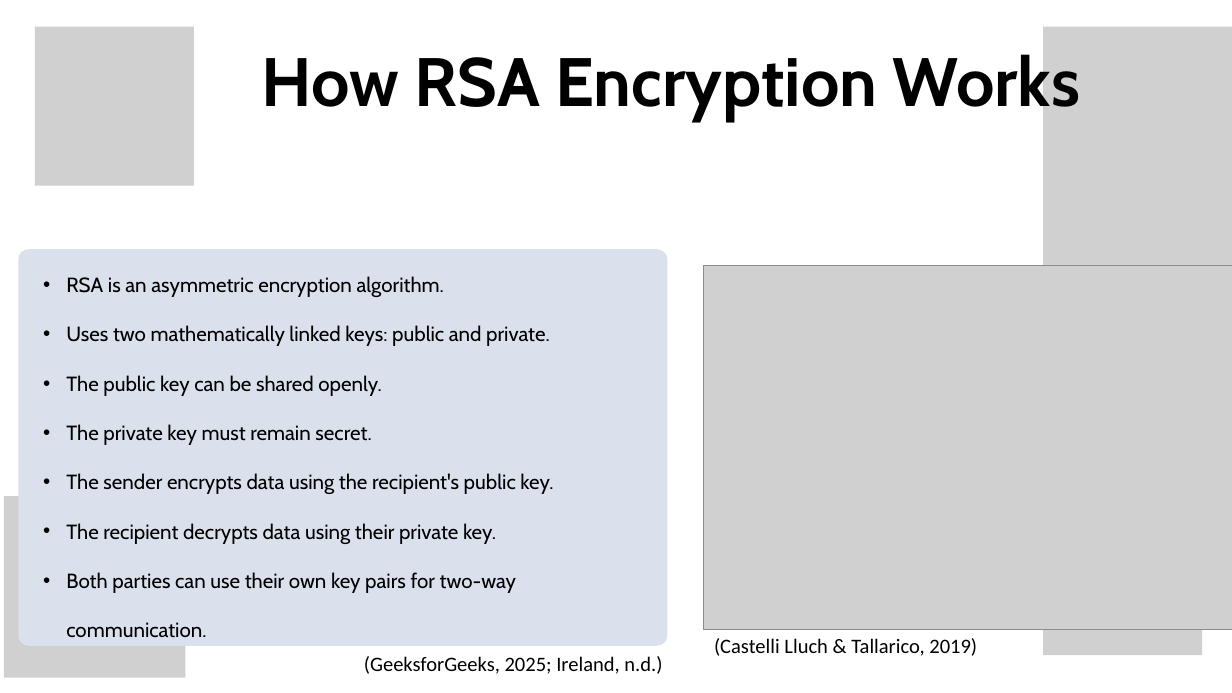
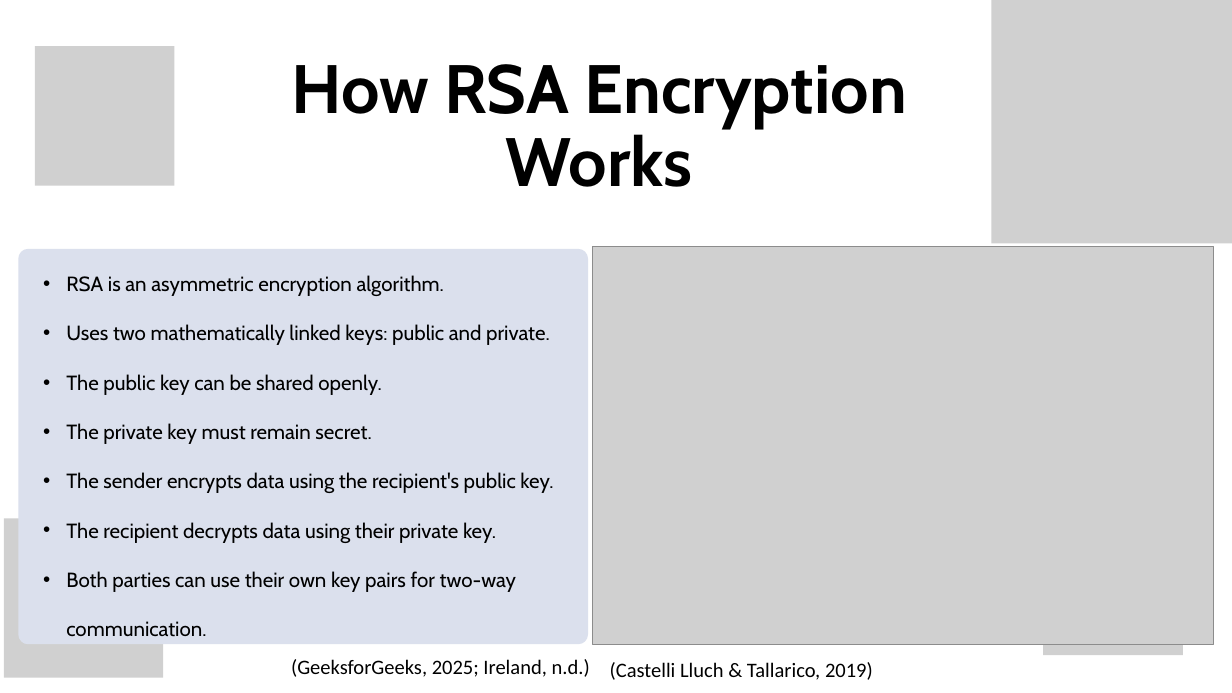
Before and after one commit to Muffinszer/cep146-teamproject1, a slide deck: slide 2 of CEP146NBB_Project1.pptx. Drawn at 1232x693 pixels with LibreOffice and Linux fonts; fonts in the diff are those of the drawing; grey boxes stand for pictures; background and template pictures are left out. Boxes give left, top, right and bottom in pixels: in the first picture for what was removed or moved away, otherwise in the second. Text is boxed around its words. In the diff, an @@ line names an element or a change of style, - is before the commit and + after.

```diff
--- a/CEP146NBB_Project1.pptx
+++ b/CEP146NBB_Project1.pptx
@@ picture: place and size @@
-picture at [1044,26,1232,304]
+picture at [991,0,1232,243]
@@ picture: place and size @@
-picture at [35,26,194,185]
+picture at [35,46,174,185]
@@ text "How RSA Encryption Works" rewrapped from [262,49,1080,122] to [291,64,907,187] @@
@@ freeform shape: place and size @@
-freeform shape at [18,249,668,646]
+freeform shape at [18,249,588,644]
@@ picture: place and size @@
-picture at [703,265,1232,629]
+picture at [592,246,1214,644]
@@ picture: place and size @@
-picture at [4,496,185,678]
+picture at [4,519,163,678]
@@ picture: place and size @@
-picture at [1044,496,1202,655]
+picture at [1044,516,1183,655]
@@ text "(GeeksforGeeks, 2025; Ireland, n.d.)": place and size @@
-text "(GeeksforGeeks, 2025; Ireland, n.d.)" at [364,656,662,674]
+text "(GeeksforGeeks, 2025; Ireland, n.d.)" at [291,659,590,677]
@@ text "(Castelli Lluch & Tallarico, 2019)": place and size @@
-text "(Castelli Lluch & Tallarico, 2019)" at [714,638,977,656]
+text "(Castelli Lluch & Tallarico, 2019)" at [610,662,873,680]
```
Also in this commit, not shown: 8 other slides changed.
